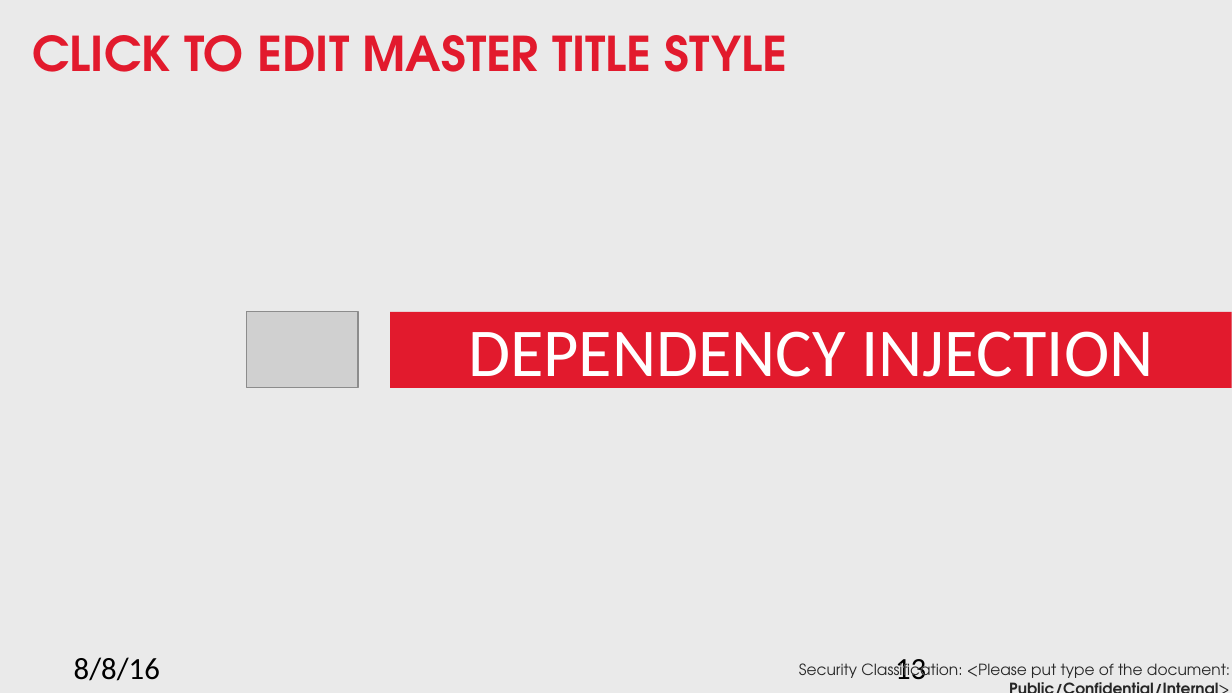
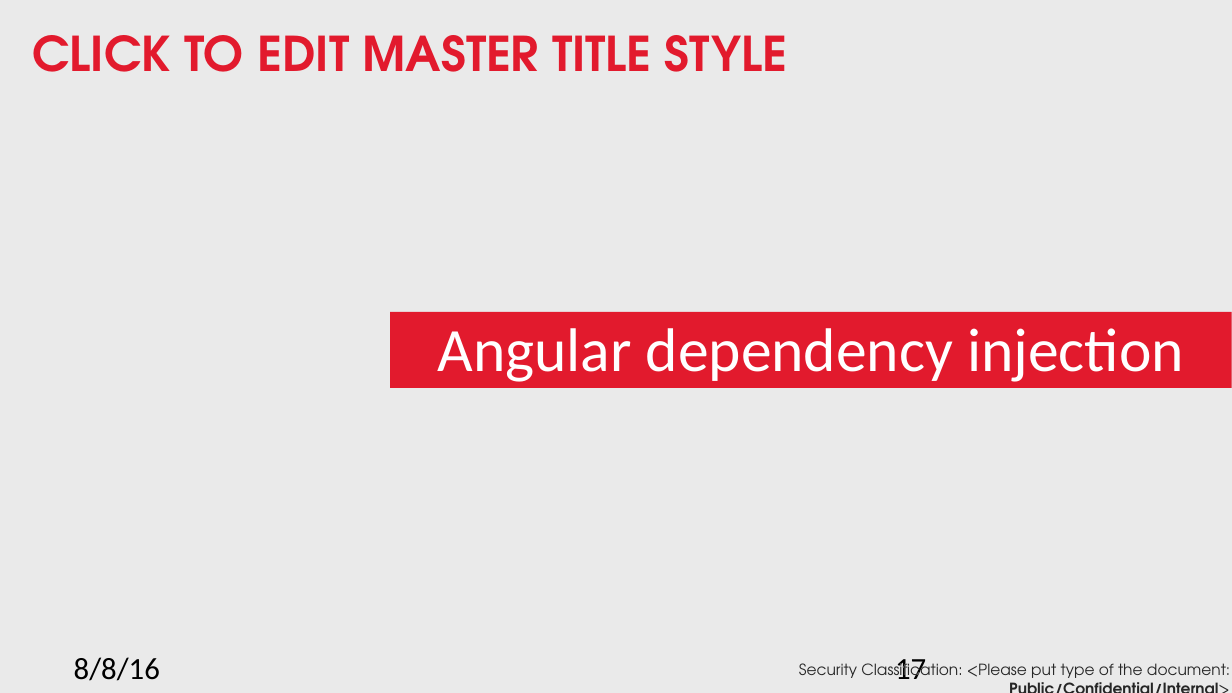
Before and after one commit to nnsan/angular_best_practice, a slide deck: slide 17 of Angular best practice.pptx (slide 13 before the commit). Drawn at 1232x693 pixels with LibreOffice and Linux fonts; fonts in the diff are those of the drawing; grey boxes stand for pictures; background and template pictures are left out. Boxes give left, top, right and bottom in pixels: in the first picture for what was removed or moved away, otherwise in the second. Text is boxed around its words. In the diff, an @@ line names an element or a change of style, - is before the commit and + after.

```diff
--- a/Angular best practice.pptx
+++ b/Angular best practice.pptx
@@ picture removed at <box>246,312,359,388</box> @@
@@ rectangle removed at <box>391,312,1232,388</box> @@
@@ rectangle added at <box>391,312,1232,388</box>, fill #E21A2D @@
@@ text at <box>438,328,1184,382</box>: text changed; size 40 to 36 pt @@
-DEPENDENCY INJECTION
+Angular dependency injection
@@ page number at <box>895,659,926,679</box>: text changed @@
-13
+17
```
Also in this commit, not shown: 8 other slides changed, 26 slides added, 8 slides removed.
